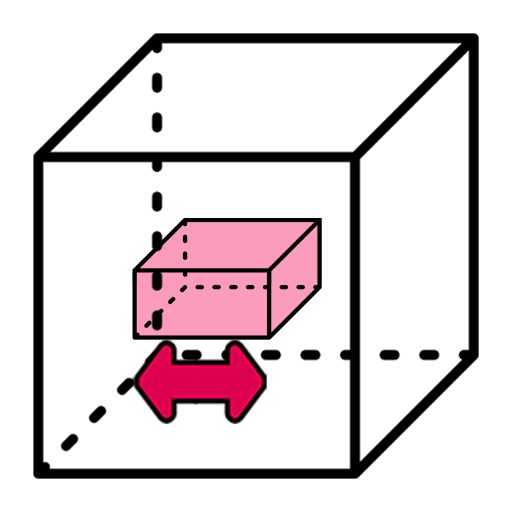
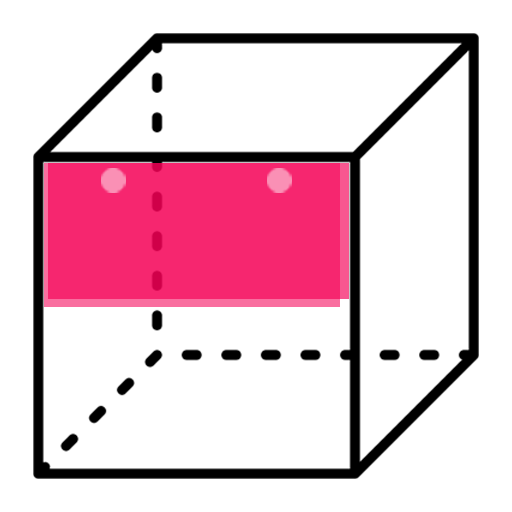
Two versions of the same layered image (512 × 512). Layer-by-layer changes:
hid "Layer 4" over bbox(132, 218, 322, 340)
added group "lola chap" with 2 layers above "Layer 11 copy 2" over bbox(101, 168, 292, 193)
added layer "Gradient Map 1 copy" (2nd of 2, in "lola chap") (49%) in group "lola chap" over bbox(267, 168, 292, 193)
added layer "Gradient Map 1" (2nd of 2, in "lola chap") (49%) in group "lola chap" over bbox(101, 168, 126, 193)
showed "Layer 11 copy 2", painted on it over bbox(44, 163, 349, 424)
hid group "Group 1" (2 layers) over bbox(132, 340, 267, 424)
hid "Layer 13" over bbox(134, 220, 319, 336)
